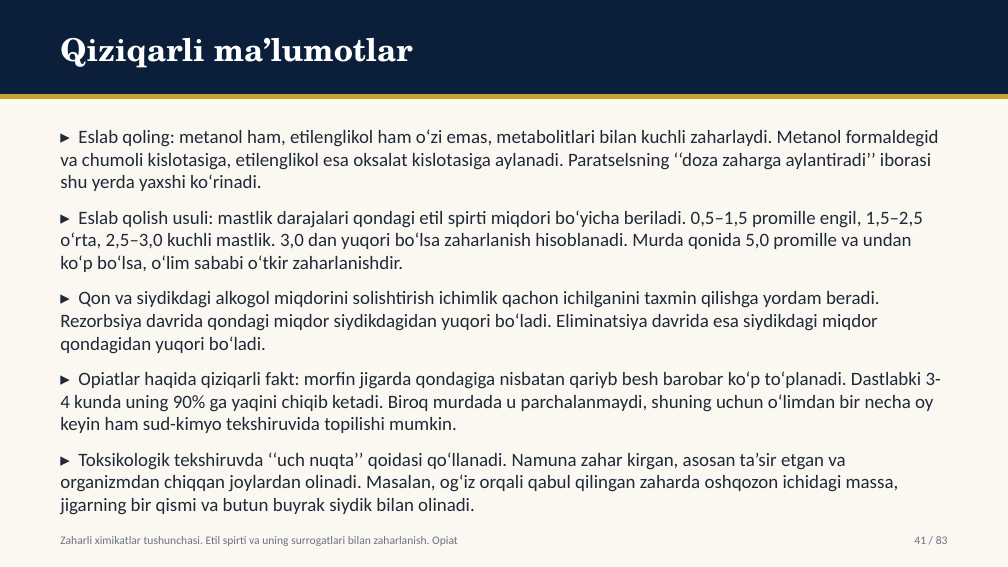
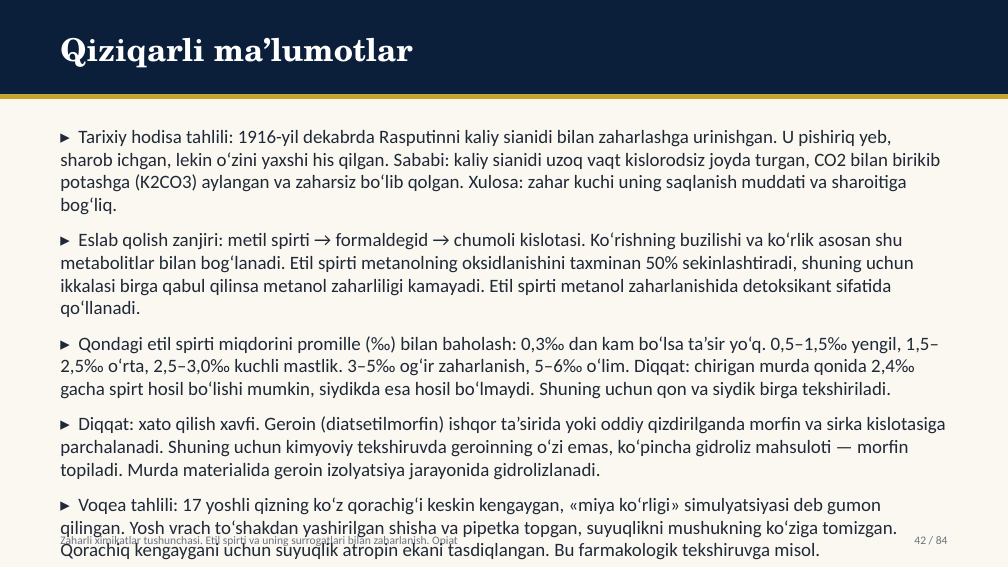
Before and after one commit to davlatsudekspert/forensic-expert, a slide deck: slide 42 of out/ktp26-u-29.pptx (slide 41 before the commit). Drawn at 1008x567 pixels with LibreOffice and Linux fonts; fonts in the diff are those of the drawing. Boxes give left, top, right and bottom in pixels: in the first picture for what was removed or moved away, otherwise in the second. Text is boxed around its words. In the diff, an @@ line names an element or a change of style, - is before the commit and + after.

```diff
--- a/out/ktp26-u-29.pptx
+++ b/out/ktp26-u-29.pptx
@@ text at box(60, 130, 946, 560): text changed @@
-▸ Eslab qoling: metanol ham, etilenglikol ham o‘zi emas, metabolitlari bilan kuchli zaharlaydi. Metanol formaldegid va chumoli kislotasiga, etilenglikol esa oksalat kislotasiga aylanadi. Paratselsning ‘‘doza zaharga aylantiradi’’ iborasi shu yerda yaxshi ko‘rinadi.
-▸ Eslab qolish usuli: mastlik darajalari qondagi etil spirti miqdori bo‘yicha beriladi. 0,5–1,5 promille engil, 1,5–2,5 o‘rta, 2,5–3,0 kuchli mastlik. 3,0 dan yuqori bo‘lsa zaharlanish hisoblanadi. Murda qonida 5,0 promille va undan ko‘p bo‘lsa, o‘lim sababi o‘tkir zaharlanishdir.
-▸ Qon va siydikdagi alkogol miqdorini solishtirish ichimlik qachon ichilganini taxmin qilishga yordam beradi. Rezorbsiya davrida qondagi miqdor siydikdagidan yuqori bo‘ladi. Eliminatsiya davrida esa siydikdagi miqdor qondagidan yuqori bo‘ladi.
-▸ Opiatlar haqida qiziqarli fakt: morfin jigarda qondagiga nisbatan qariyb besh barobar ko‘p to‘planadi. Dastlabki 3-4 kunda uning 90% ga yaqini chiqib ketadi. Biroq murdada u parchalanmaydi, shuning uchun o‘limdan bir necha oy keyin ham sud-kimyo tekshiruvida topilishi mumkin.
-▸ Toksikologik tekshiruvda ‘‘uch nuqta’’ qoidasi qo‘llanadi. Namuna zahar kirgan, asosan ta’sir etgan va organizmdan chiqqan joylardan olinadi. Masalan, og‘iz orqali qabul qilingan zaharda oshqozon ichidagi massa, jigarning bir qismi va butun buyrak siydik bilan olinadi.
+▸ Tarixiy hodisa tahlili: 1916-yil dekabrda Rasputinni kaliy sianidi bilan zaharlashga urinishgan. U pishiriq yeb, sharob ichgan, lekin o‘zini yaxshi his qilgan. Sababi: kaliy sianidi uzoq vaqt kislorodsiz joyda turgan, CO2 bilan birikib potashga (K2CO3) aylangan va zaharsiz bo‘lib qolgan. Xulosa: zahar kuchi uning saqlanish muddati va sharoitiga bog‘liq.
+▸ Eslab qolish zanjiri: metil spirti → formaldegid → chumoli kislotasi. Ko‘rishning buzilishi va ko‘rlik asosan shu metabolitlar bilan bog‘lanadi. Etil spirti metanolning oksidlanishini taxminan 50% sekinlashtiradi, shuning uchun ikkalasi birga qabul qilinsa metanol zaharliligi kamayadi. Etil spirti metanol zaharlanishida detoksikant sifatida qo‘llanadi.
+▸ Qondagi etil spirti miqdorini promille (‰) bilan baholash: 0,3‰ dan kam bo‘lsa ta’sir yo‘q. 0,5–1,5‰ yengil, 1,5–2,5‰ o‘rta, 2,5–3,0‰ kuchli mastlik. 3–5‰ og‘ir zaharlanish, 5–6‰ o‘lim. Diqqat: chirigan murda qonida 2,4‰ gacha spirt hosil bo‘lishi mumkin, siydikda esa hosil bo‘lmaydi. Shuning uchun qon va siydik birga tekshiriladi.
+▸ Diqqat: xato qilish xavfi. Geroin (diatsetilmorfin) ishqor ta’sirida yoki oddiy qizdirilganda morfin va sirka kislotasiga parchalanadi. Shuning uchun kimyoviy tekshiruvda geroinning o‘zi emas, ko‘pincha gidroliz mahsuloti — morfin topiladi. Murda materialida geroin izolyatsiya jarayonida gidrolizlanadi.
+▸ Voqea tahlili: 17 yoshli qizning ko‘z qorachig‘i keskin kengaygan, «miya ko‘rligi» simulyatsiyasi deb gumon qilingan. Yosh vrach to‘shakdan yashirilgan shisha va pipetka topgan, suyuqlikni mushukning ko‘ziga tomizgan. Qorachiq kengaygani uchun suyuqlik atropin ekani tasdiqlangan. Bu farmakologik tekshiruvga misol.
@@ text at box(914, 536, 948, 544): text changed @@
-41 / 83
+42 / 84
```
Also in this commit, not shown: 58 other slides changed, 23 slides added, 22 slides removed, 32 other files.
